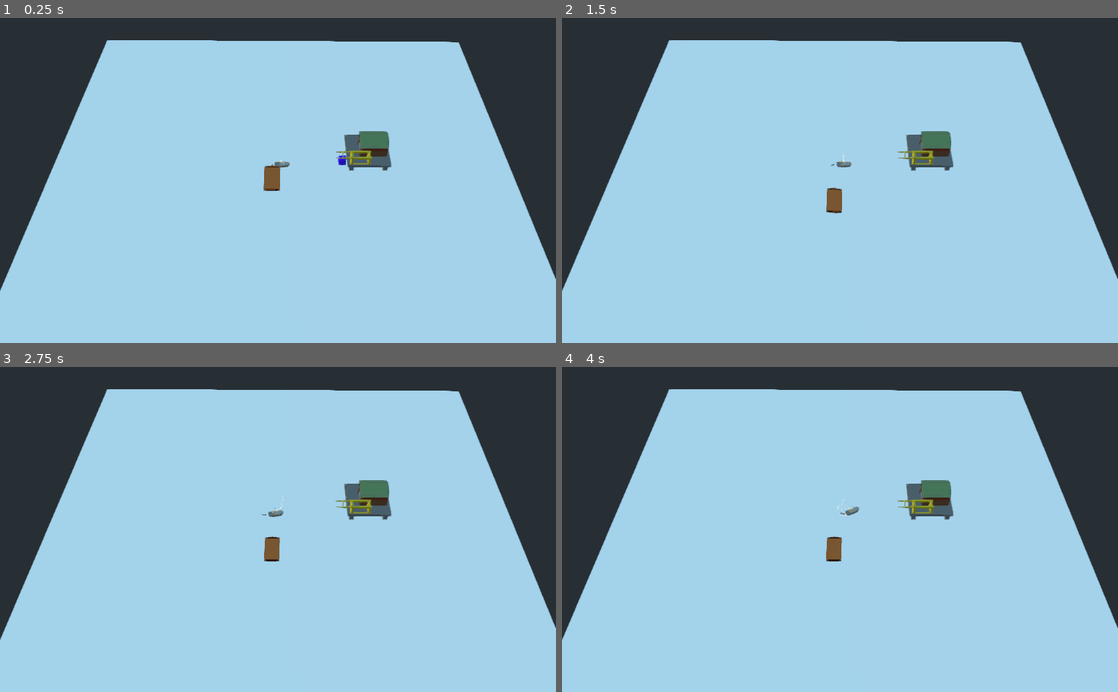
Above: before the commit, frames 1-4 (two rows, left to right).
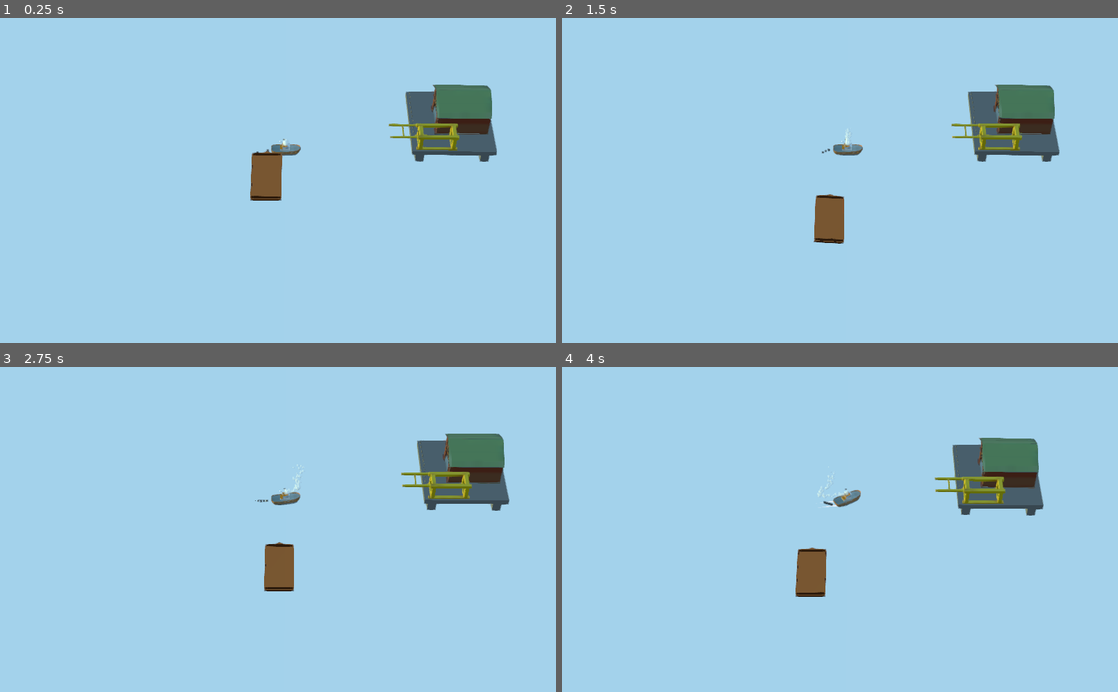
Above: after the commit, the same moments.

Repository: raczynskid/Tugboat
Game: Godot game, scene res://levels/2Tutorial.tscn
Two runs of this game, one before a commit and one after it. Both use one fixed random seed, a clock stepped at 60 frames per second and the inputs below. This scene is started directly instead of the project's main scene.
Inputs:
- Up to frame 1 (0.25 s): no input
- Up to frame 2 (1.5 s): tap Enter (ui_accept) at 0.5, 0.77 s; hold Right (ui_right) 0.53-1.28 s; hold Down (ui_down) from 1.28 s (still down)
- Up to frame 3 (2.75 s): tap Enter (ui_accept) at 1.52 s; release Down (ui_down) at 2.03 s; hold Right (ui_right) from 2.03 s (still down)
- Up to frame 4 (4 s): release Right (ui_right) at 2.78 s; hold Up (ui_up) 2.78-3.53 s; tap Enter (ui_accept) at 3.02, 3.77 s; hold Left (ui_left) from 3.53 s (still down)

The runs differ from the first frame. In frame 1, 26% of the frame differs, in the area x 0-100%, y 0-84%; in frame 2, 26%; in frame 3, 26%; in frame 4, 27%.

Commit message:
cargo physics, randomized mesh color, barge triggers spawn

Diff:
--- a/levels/LevelTemplate.tscn
+++ b/levels/LevelTemplate.tscn
@@ -1,10 +1,11 @@
-[gd_scene load_steps=6 format=2]
+[gd_scene load_steps=7 format=2]
 
 [ext_resource path="res://world_objects/water.tscn" type="PackedScene" id=1]
 [ext_resource path="res://player_objects/Player.tscn" type="PackedScene" id=2]
 [ext_resource path="res://levels/LevelTemplate.gd" type="Script" id=3]
 [ext_resource path="res://player_objects/Chain.tscn" type="PackedScene" id=4]
 [ext_resource path="res://interfaces/message.tscn" type="PackedScene" id=5]
+[ext_resource path="res://world_objects/gameplay_objects/main_camera.tscn" type="PackedScene" id=6]
 
 [node name="Level" type="Spatial"]
 script = ExtResource( 3 )
@@ -21,11 +22,7 @@
 
 [node name="cameras" type="Node" parent="."]
 
-[node name="main_camera" type="Camera" parent="cameras"]
-transform = Transform( -0.0107859, -0.731025, 0.682265, 0, 0.682305, 0.731068, -0.999942, 0.00788522, -0.00735926, 103.045, 106.325, 0 )
-keep_aspect = 0
-fov = 56.1
-far = 8192.0
+[node name="main_camera" parent="cameras" instance=ExtResource( 6 )]
 
 [node name="water" parent="." instance=ExtResource( 1 )]
 transform = Transform( 1, 0, 0, 0, 1, 0, 0, 0, 1, 0, 0, 0 )
--- /dev/null
+++ b/player_objects/cargo/CargoBox.gd
@@ -0,0 +1,11 @@
+extends RigidBody
+
+onready var containter_mesh = get_node("Body")
+
+
+func _ready():
+	randomize()
+
+	var newmaterial = SpatialMaterial.new()
+	newmaterial.albedo_color = Color(randf(), randf(), randf())
+	containter_mesh.material_override = newmaterial
--- a/player_objects/cargo/CargoBox.tscn
+++ b/player_objects/cargo/CargoBox.tscn
@@ -1,19 +1,24 @@
-[gd_scene load_steps=4 format=2]
+[gd_scene load_steps=5 format=2]
 
-[sub_resource type="BoxShape" id=1]
+[ext_resource path="res://player_objects/cargo/CargoBox.gd" type="Script" id=1]
 
-[sub_resource type="CubeMesh" id=2]
+[sub_resource type="PhysicsMaterial" id=1]
+rough = true
 
-[sub_resource type="SpatialMaterial" id=3]
-albedo_color = Color( 0.231373, 0, 1, 1 )
+[sub_resource type="BoxShape" id=2]
+
+[sub_resource type="CubeMesh" id=3]
 
 [node name="CargoBox" type="RigidBody"]
-collision_layer = 0
+collision_layer = 2
 collision_mask = 2
+mass = 0.56
+physics_material_override = SubResource( 1 )
+script = ExtResource( 1 )
 
 [node name="CollisionShape" type="CollisionShape" parent="."]
-shape = SubResource( 1 )
+shape = SubResource( 2 )
 
-[node name="MeshInstance" type="MeshInstance" parent="."]
-mesh = SubResource( 2 )
-material/0 = SubResource( 3 )
+[node name="Body" type="MeshInstance" parent="."]
+mesh = SubResource( 3 )
+material/0 = null
--- /dev/null
+++ b/world_objects/gameplay_objects/main_camera.gd
@@ -0,0 +1,10 @@
+extends Camera
+
+onready var distance_from_player : Vector3
+onready var player = get_parent().get_parent().get_node("Player")
+
+func _ready():
+	distance_from_player = player.get_translation() - translation
+
+func _process(delta):
+	transform.origin = player.transform.origin - distance_from_player
--- /dev/null
+++ b/world_objects/gameplay_objects/main_camera.tscn
@@ -0,0 +1,10 @@
+[gd_scene load_steps=2 format=2]
+
+[ext_resource path="res://world_objects/gameplay_objects/main_camera.gd" type="Script" id=1]
+
+[node name="main_camera" type="Camera"]
+transform = Transform( -0.0107859, -0.731025, 0.682265, 0, 0.682305, 0.731068, -0.999942, 0.00788522, -0.00735926, 103.045, 106.325, 0 )
+keep_aspect = 0
+fov = 30.9
+far = 8192.0
+script = ExtResource( 1 )
--- a/world_objects/warehouse/WarehouseCargoDispenser.gd
+++ b/world_objects/warehouse/WarehouseCargoDispenser.gd
@@ -3,19 +3,28 @@
 export var drop_delay : int = 100
 export var drop_countdown : int = 1
 
+onready var barge_parked : bool = false
+
 func _ready():
 	pass
-	#spawn_cargo_box(0,0,0)
-
 
 func _process(delta):
-	if drop_countdown <= 0:
-		spawn_cargo_box(1,0,3)
+	if barge_parked:
+		if drop_countdown <= 0:
+			spawn_cargo_box(1,0,5)
+			drop_countdown = drop_delay
+		else:
+			drop_countdown -= delta
+	else:
 		drop_countdown = drop_delay
-	else:
-		drop_countdown -= delta
 
+func _on_Area_body_entered(body):
+	if body.is_in_group("barges"):
+		barge_parked = true
 
+func _on_Area_body_exited(body):
+	if body.is_in_group("barges"):
+		barge_parked = false
 
 func spawn_cargo_box(x,y,z):
 	add_child(cargo_box.instance())
--- a/world_objects/warehouse/WarehouseCargoDispenser.tscn
+++ b/world_objects/warehouse/WarehouseCargoDispenser.tscn
@@ -18,11 +18,14 @@
 [node name="StaticBody" type="StaticBody" parent="warehouse"]
 
 [node name="CollisionShape" type="CollisionShape" parent="warehouse/StaticBody"]
-shape = SubResource( 2 )
+shape = SubResource( 1 )
 
 [node name="Area" type="Area" parent="."]
 transform = Transform( 1, 0, 0, 0, 1, 0, 0, 0, 1, 0, -3.94868, 6.57311 )
 
 [node name="CollisionShape" type="CollisionShape" parent="Area"]
 transform = Transform( 1, 0, 0, 0, 1, 0, 0, 0, 1, -3.75696, 2.7409, 0 )
-shape = SubResource( 1 )
+shape = SubResource( 2 )
+
+[connection signal="body_entered" from="Area" to="." method="_on_Area_body_entered"]
+[connection signal="body_exited" from="Area" to="." method="_on_Area_body_exited"]
Not shown: 1 places in world_objects/warehouse/WarehouseCargoDispenser.tscn that only renumber resources
